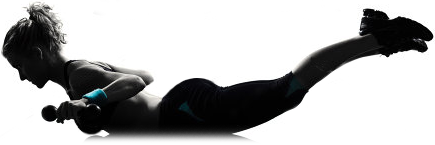
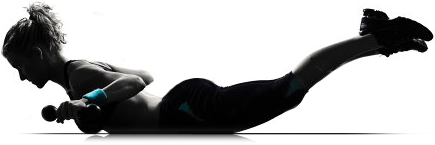
Before/after of a 435px x 145px layered artwork. What changed in the layer stack:
added layer "Layer 2" above "Layer 3" over (x1=15, y1=133, x2=435, y2=135)
added layer "Layer 3" above "Layer 1" over (x1=83, y1=130, x2=236, y2=135)
painted on "Layer 1" over (x1=83, y1=134, x2=106, y2=137)
